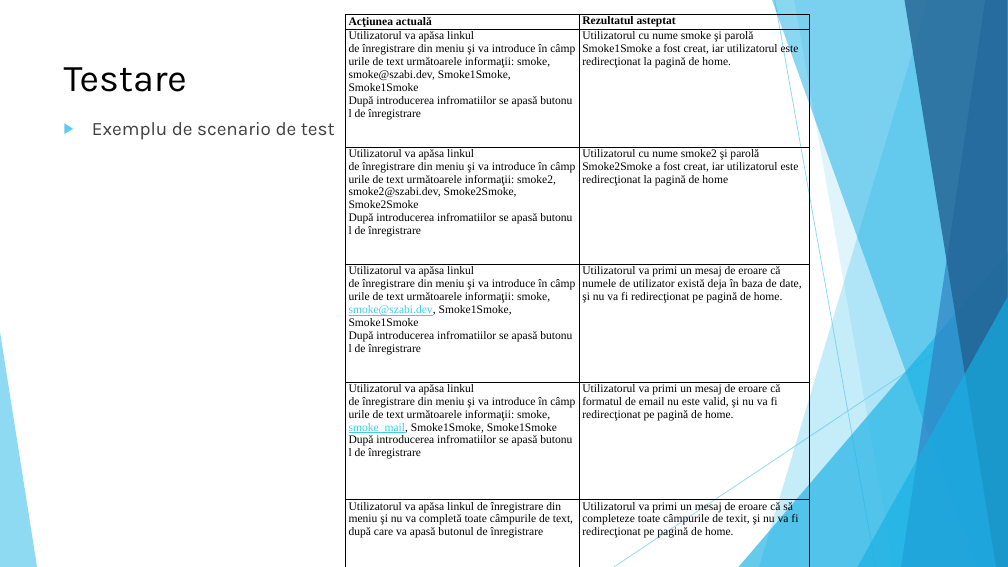
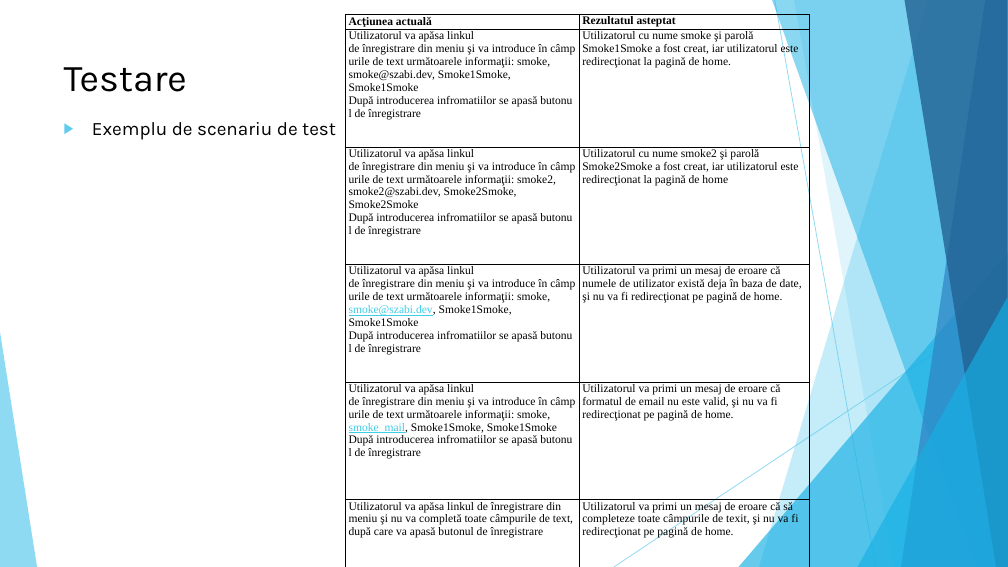
Before and after one commit to Arctigor/webrtc, a slide deck: slide 25 of documentation_ro/licenta_prezentare.pptx. Drawn at 1008x567 pixels with LibreOffice and Linux fonts; fonts in the diff are those of the drawing. Boxes give left, top, right and bottom in pixels: in the first picture for what was removed or moved away, otherwise in the second. Text is boxed around its words. In the diff, an @@ line names an element or a change of style, - is before the commit and + after.

```diff
--- a/documentation_ro/licenta_prezentare.pptx
+++ b/documentation_ro/licenta_prezentare.pptx
@@ text at (x1=92, y1=122, x2=336, y2=140): text changed; text colour #404040 to #000000 @@
-▶ Exemplu de scenario de test
+▶ Exemplu de scenariu de test
```
Also in this commit, not shown: 25 other slides changed, 2 other files.
